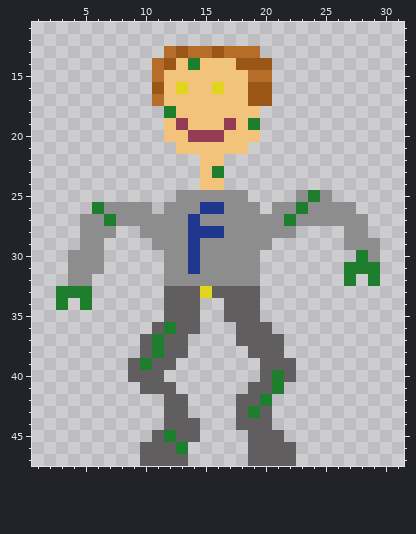
Two versions of one pixel-art sprite, assets/zucc/zucc_1.png. Above is the file before it was changed.
The file is 32x48 pixels. Shown: x 1..31, y 11..47.
New version:
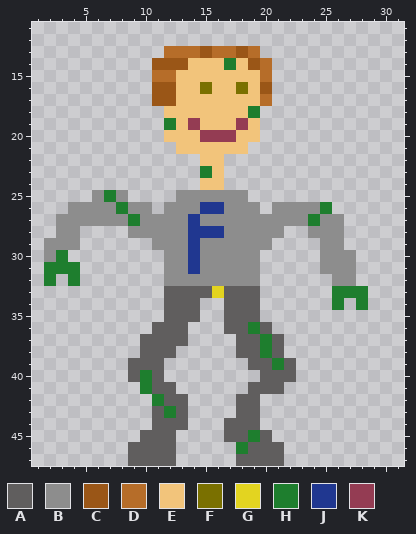
Palette (. is transparent): A #605e5e  B #8d8d8d  C #9a5617  D #b66d29  E #f2c47b  F #7a7000  G #e3d420  H #1e7e2e  J #203790  K #943c53
The author wrote: Zucc is now *much* more friendly.
Changes in this commit:
@@ x 1..31 @@
 12 ...............................
-13 ...........DCDDCDDD............
-14 ..........DCEHEEECCC...........
-15 ..........DEEEEEEEDD...........
-16 ..........CEGEEGEECC...........
-17 ..........DEEEEEEECC...........
-18 ...........HEEEEEEE............
-19 ...........EKEEEKEH............
-20 ...........EEKKKEEE............
+13 ...........DDDCDDCD............
+14 ..........CCCEEEHECD...........
+15 ..........DDEEEEEEED...........
+16 ..........CCEEFEEFEC...........
+17 ..........CCEEEEEEED...........
+18 ...........EEEEEEEH............
+19 ...........HEKEEEKE............
+20 ...........EEEKKKEE............
 21 ............EEEEEE.............
 22 ..............EE...............
-23 ..............EH...............
+23 ..............HE...............
 24 ..............EE...............
-25 ............BBBBBB....BHB......
-26 .....HBBBB.BBBJJBBB.BBHBBBB....
-27 ....BBHBBBBBBJBBBBBBBHBBBBBB...
-28 ....BBB..BBBBJJJBBBBBB....BB...
-29 ....BB....BBBJBBBBBB......BBB..
-30 ...BBB.....BBJBBBBB........HB..
-31 ...BBB.....BBJBBBBB.......HHH..
-32 ...BB......BBBBBBBB.......H.H..
-33 ..HHH......AAAGAAAA............
-34 ..H.H......AAA..AAA............
+25 .....BHB....BBBBBB.............
+26 ...BBBBHBB.BBBJJBBB.BBBBH......
+27 ..BBBBBBHBBBBJBBBBBBBBBHBB.....
+28 ..BB....BBBBBJJJBBBBB..BBB.....
+29 .BBB......BBBJBBBBBB....BB.....
+30 .BH........BBJBBBBB.....BBB....
+31 .HHH.......BBJBBBBB.....BBB....
+32 .H.H.......BBBBBBBB......BB....
+33 ...........AAAAGAAA......HHH...
+34 ...........AAA..AAA......H.H...
 35 ...........AAA..AAA............
-36 ..........AHAA...AAA...........
-37 .........AHAA....AAAA..........
-38 .........AHAA.....AAA..........
-39 ........AHAA.......AAA.........
-40 ........AAA........AHA.........
-41 .........AAA......AAH..........
-42 ...........AA....AAH...........
-43 ...........AA....AHA...........
-44 ...........AAA...AAA...........
-45 ..........AHAA....AAA..........
-46 .........AAAH.....AAAA.........
-47 .........AAAA.....AAAA.........
+36 ..........AAA...AAHA...........
+37 .........AAAA....AAHA..........
+38 .........AAA.....AAHA..........
+39 ........AAA.......AAHA.........
+40 ........AHA........AAA.........
+41 .........HAA......AAA..........
+42 ..........HAA....AA............
+43 ..........AHA....AA............
+44 ..........AAA...AAA............
+45 .........AAA....AAHA...........
+46 ........AAAA.....HAAA..........
+47 ........AAAA.....AAAA..........
Pixel boxes of the changes (left, top, right, bottom) in both pictures:
changed: (152, 46, 272, 178)
changed: (44, 190, 380, 466)
